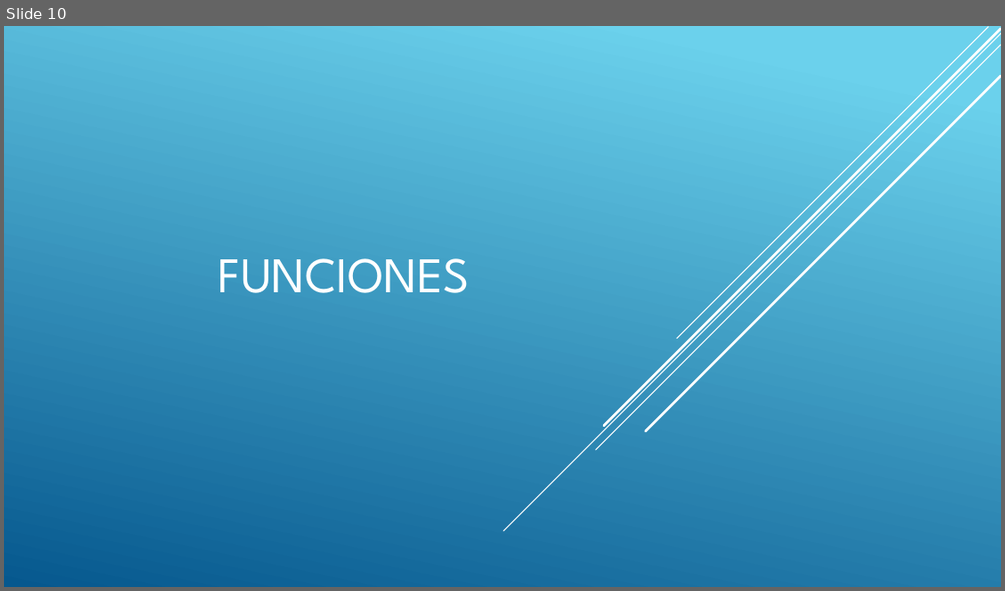
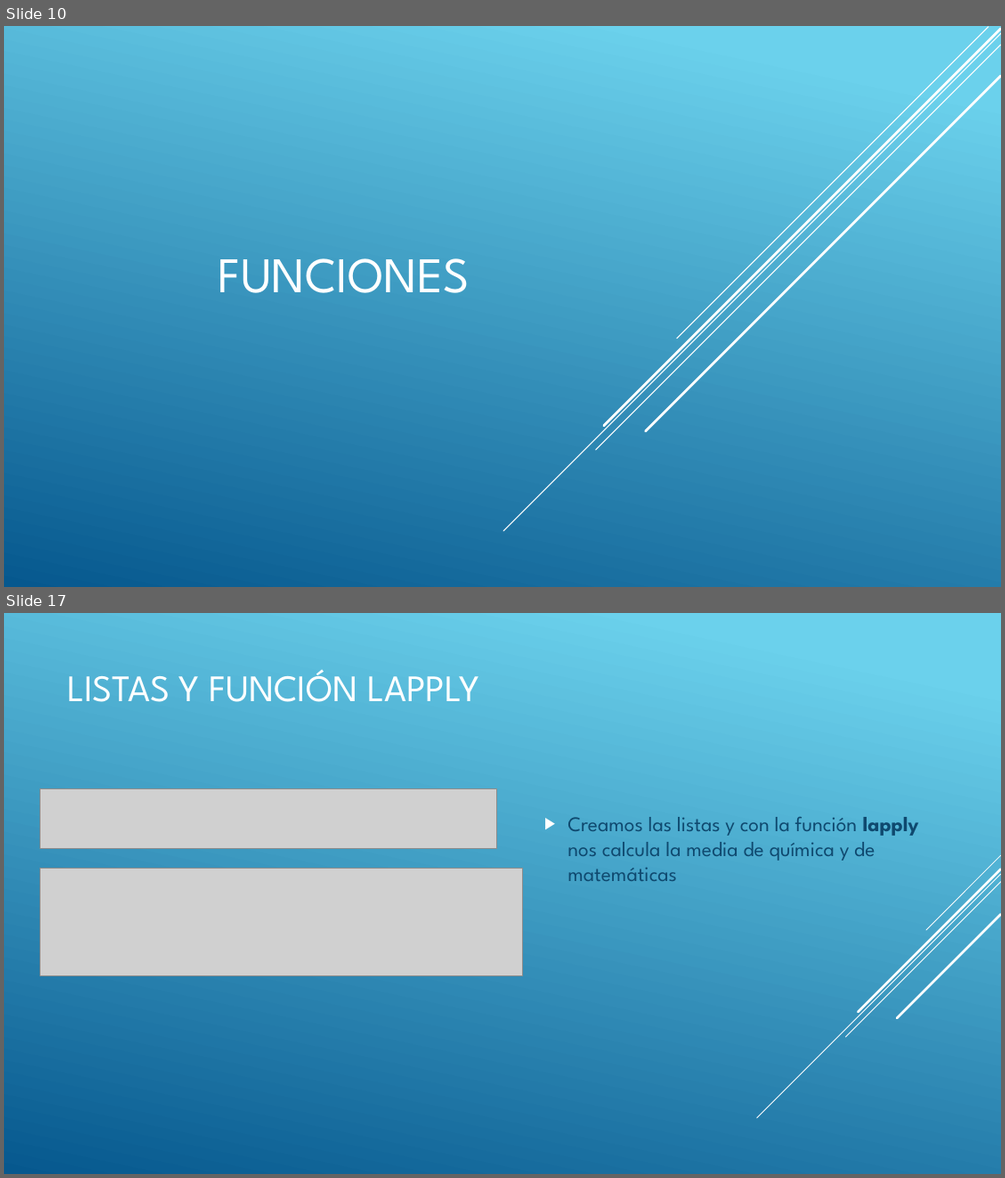
Before and after one commit to DPrietoRazola/R-DataScience, a slide deck: 2-Estructuras de Control de Flujo y Funciones.pptx. Shown one above the other, each under a label of ours: slide 10 before the commit, slides 10 and 17 after it; the slides between them are not shown. The pictures are 1005x591 and 1005x1178 pixels, drawn with LibreOffice and Linux fonts; fonts in the diff are those of the drawing; grey boxes stand for pictures. Boxes give left, top, right and bottom in pixels: in the first picture for what was removed or moved away, otherwise in the second. Text is boxed around its words. In the diff, an @@ line names an element or a change of style, - is before the commit and + after.

```diff
--- a/2-Estructuras de Control de Flujo y Funciones.pptx
+++ b/2-Estructuras de Control de Flujo y Funciones.pptx
@@ slide 17 added at bbox=[4, 613, 1001, 1174], background gradient #6ED2EB to #06588E @@
@@ title added at bbox=[67, 669, 479, 702], 36 pt, text #FFFFFF @@
+LISTAS Y FUNCIÓN LAPPLY
@@ picture added at bbox=[40, 788, 498, 849] @@
@@ text added at bbox=[567, 817, 919, 881], 20 pt, text #0F496F @@
+▶ Creamos las listas y con la función lapply nos calcula la media de química y de matemáticas
@@ picture added at bbox=[40, 868, 523, 976] @@
@@ group added at bbox=[757, 855, 1001, 1118]: 5 lines @@
```
Also in this commit, not shown: 3 slides changed, 6 other slides added.
